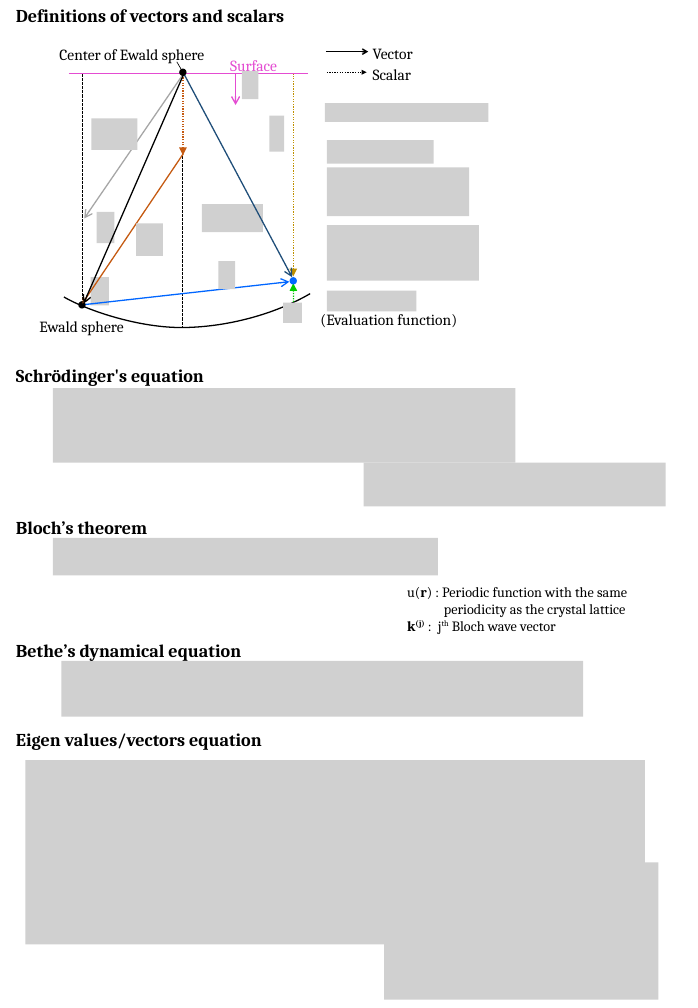
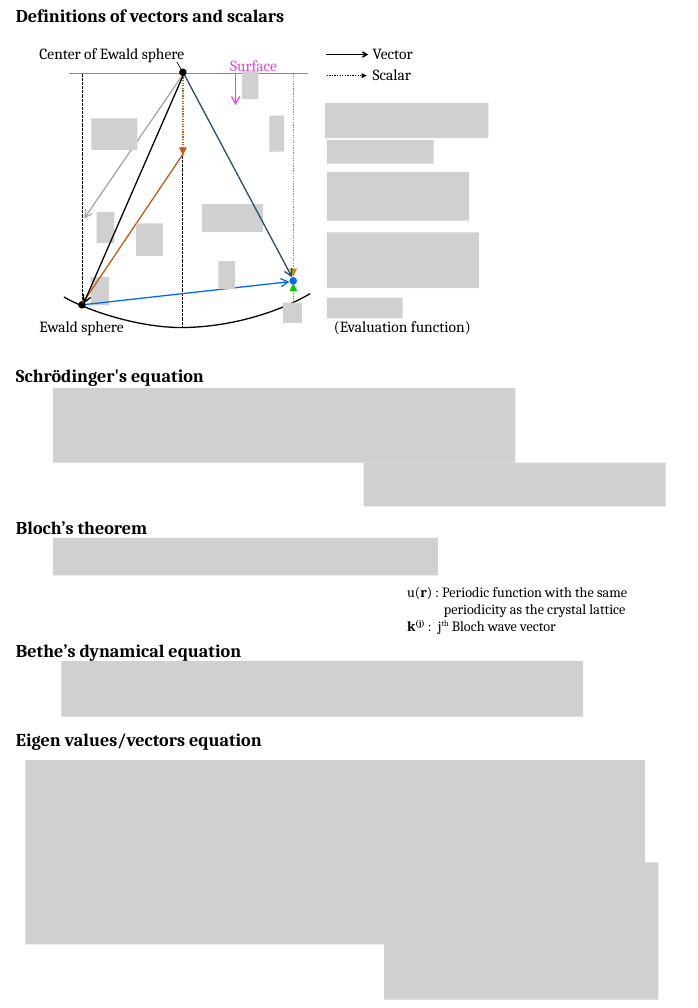
Before and after one commit to seto77/ReciPro, a slide deck: slide 1 of ReciPro/doc/bethe.pptx. Drawn at 698x1008 pixels with LibreOffice and Linux fonts; fonts in the diff are those of the drawing; grey boxes stand for pictures; background and template pictures are left out. Boxes give left, top, right and bottom in pixels: in the first picture for what was removed or moved away, otherwise in the second. Text is boxed around its words. In the diff, an @@ line names an element or a change of style, - is before the commit and + after.

```diff
--- a/ReciPro/doc/bethe.pptx
+++ b/ReciPro/doc/bethe.pptx
@@ text "Center of Ewald sphere" moved from (x1=59, y1=49, x2=204, y2=64) to (x1=39, y1=48, x2=184, y2=63) @@
@@ picture resized from (x1=325, y1=103, x2=489, y2=122) to (x1=325, y1=103, x2=489, y2=139) @@
@@ picture moved from (x1=327, y1=168, x2=469, y2=216) to (x1=327, y1=172, x2=469, y2=221) @@
@@ picture moved from (x1=327, y1=225, x2=479, y2=281) to (x1=327, y1=233, x2=479, y2=289) @@
@@ picture resized from (x1=327, y1=290, x2=416, y2=311) to (x1=327, y1=298, x2=403, y2=318) @@
@@ text "(Evaluation function)" moved from (x1=320, y1=314, x2=457, y2=327) to (x1=334, y1=321, x2=471, y2=334) @@
```
Also in this commit, not shown: 9 other files.
